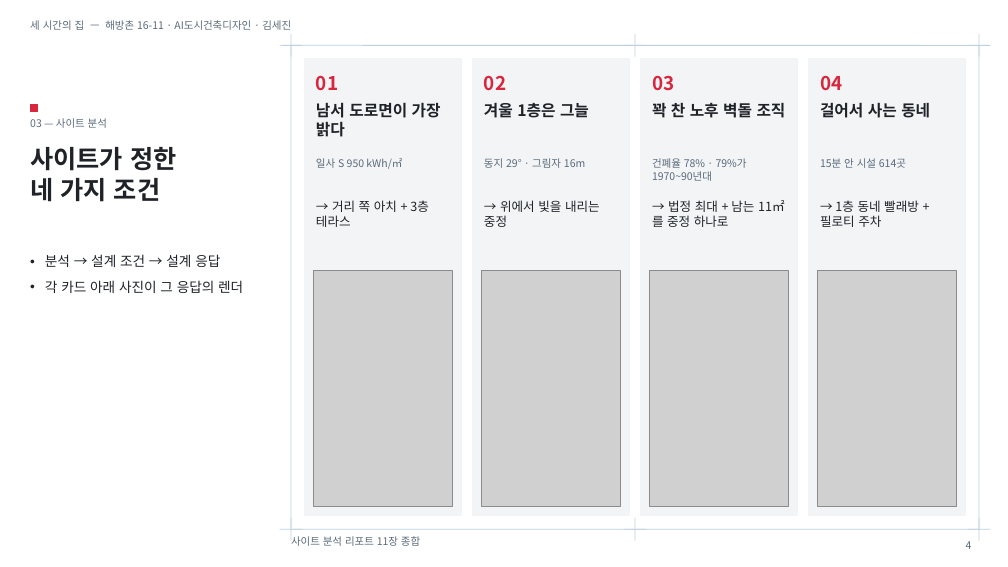
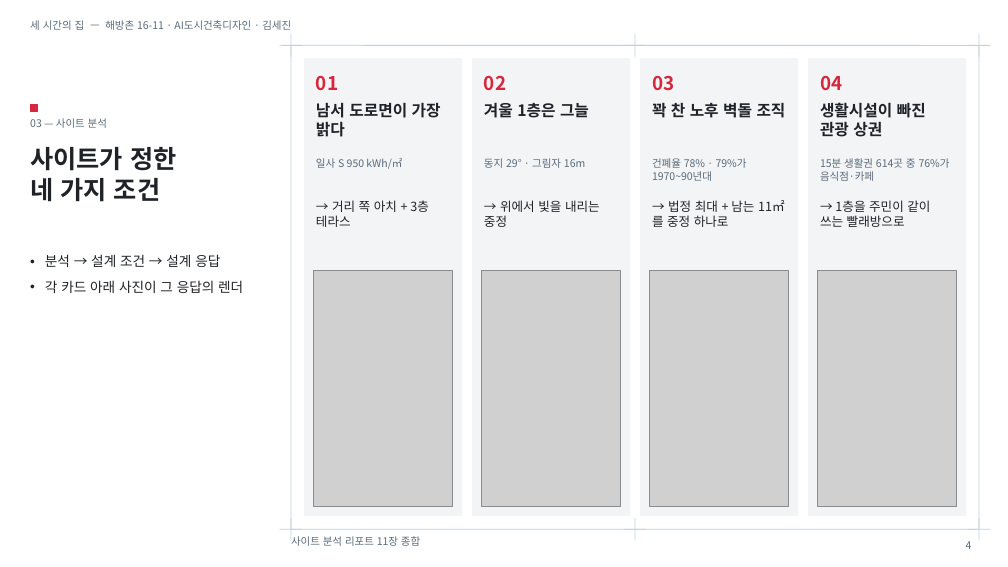
Before and after one commit to greenhopper-design/haebangchon-1611-maquette, a slide deck: slide 4 of assets/slides/three-hours-house.pptx. Drawn at 1008x567 pixels with LibreOffice and Linux fonts; fonts in the diff are those of the drawing; grey boxes stand for pictures. Boxes give left, top, right and bottom in pixels: in the first picture for what was removed or moved away, otherwise in the second. Text is boxed around its words. In the diff, an @@ line names an element or a change of style, - is before the commit and + after.

```diff
--- a/assets/slides/three-hours-house.pptx
+++ b/assets/slides/three-hours-house.pptx
@@ text at <box>820,102,926,137</box>: text changed @@
-걸어서 사는 동네
+생활시설이 빠진 관광 상권
@@ text at <box>820,158,950,181</box>: text changed @@
-15분 안 시설 614곳
+15분 생활권 614곳 중 76%가 음식점·카페
@@ text at <box>820,200,930,227</box>: text changed @@
-→ 1층 동네 빨래방 + 필로티 주차
+→ 1층을 주민이 같이 쓰는 빨래방으로
```
Also in this commit, not shown: 1 other slide changed, 6 other files.
